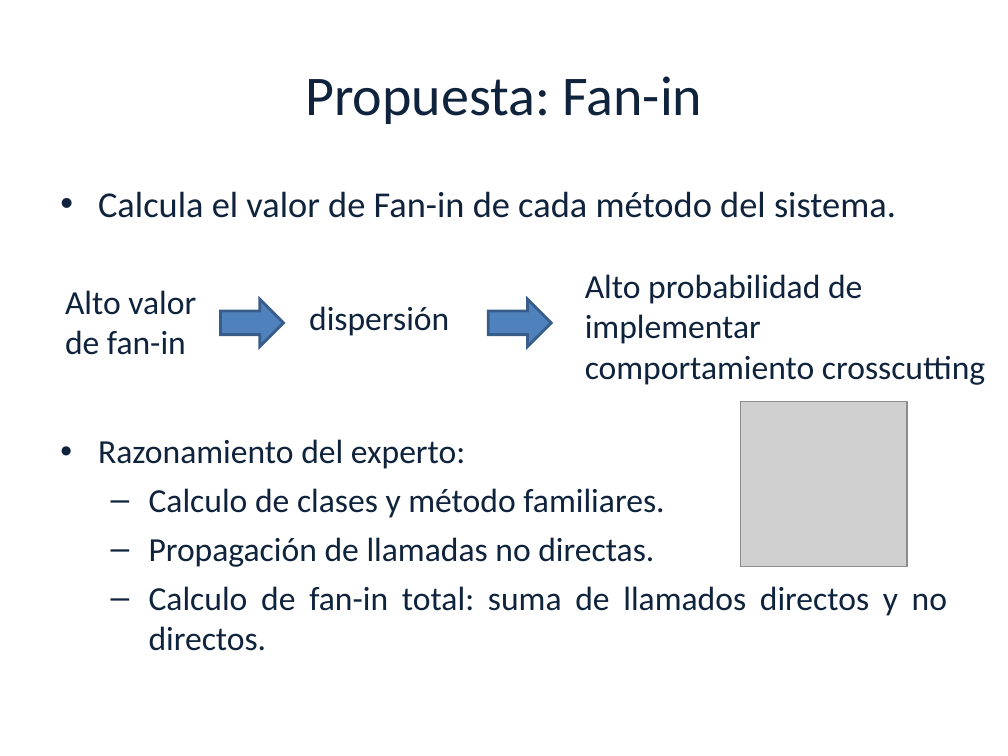
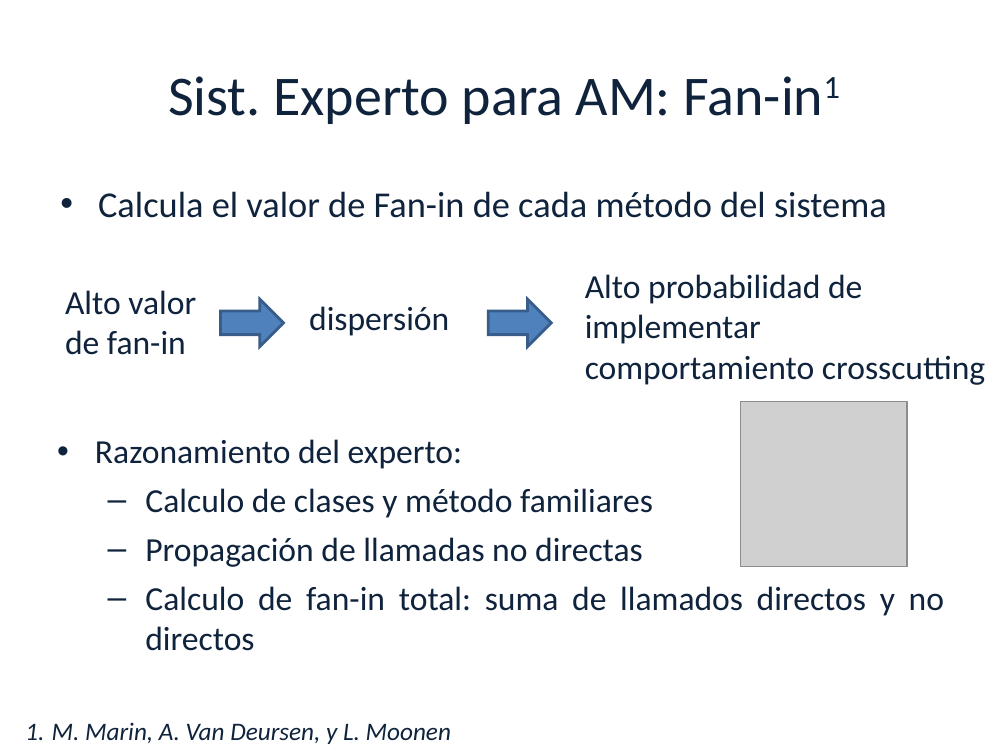
Before and after one commit to luciamasolaP/proyectofinal-informe, a slide deck: slide 16 of presentacion/Tesis.ppt (slide 18 before the commit). Drawn at 1008x756 pixels with LibreOffice and Linux fonts; fonts in the diff are those of the drawing; grey boxes stand for pictures; background and template pictures are left out. Boxes give left, top, right and bottom in pixels: in the first picture for what was removed or moved away, otherwise in the second. Text is boxed around its words. In the diff, an @@ line names an element or a change of style, - is before the commit and + after.

```diff
--- a/presentacion/Tesis.ppt
+++ b/presentacion/Tesis.ppt
@@ title at [168,76,824,124]: text changed @@
-Propuesta: Fan-in
+Sist. Experto para AM: Fan-in1
@@ text at [98,191,887,218]: text changed @@
-• Calcula el valor de Fan-in de cada método del sistema.
+• Calcula el valor de Fan-in de cada método del sistema
@@ text at [145,488,944,651]: text changed @@
-  – Calculo de clases y método familiares.
-  – Propagación de llamadas no directas.
-  – Calculo de fan-in total: suma de llamados directos y no directos.
+  – Calculo de clases y método familiares
+  – Propagación de llamadas no directas
+  – Calculo de fan-in total: suma de llamados directos y no directos
@@ text added at [25,722,451,744], 18 pt, text #0F233C, italic @@
+1. M. Marin, A. Van Deursen, y L. Moonen
```
Also in this commit, not shown: 29 other slides changed, 4 slides added, 4 slides removed, 1 other file.
